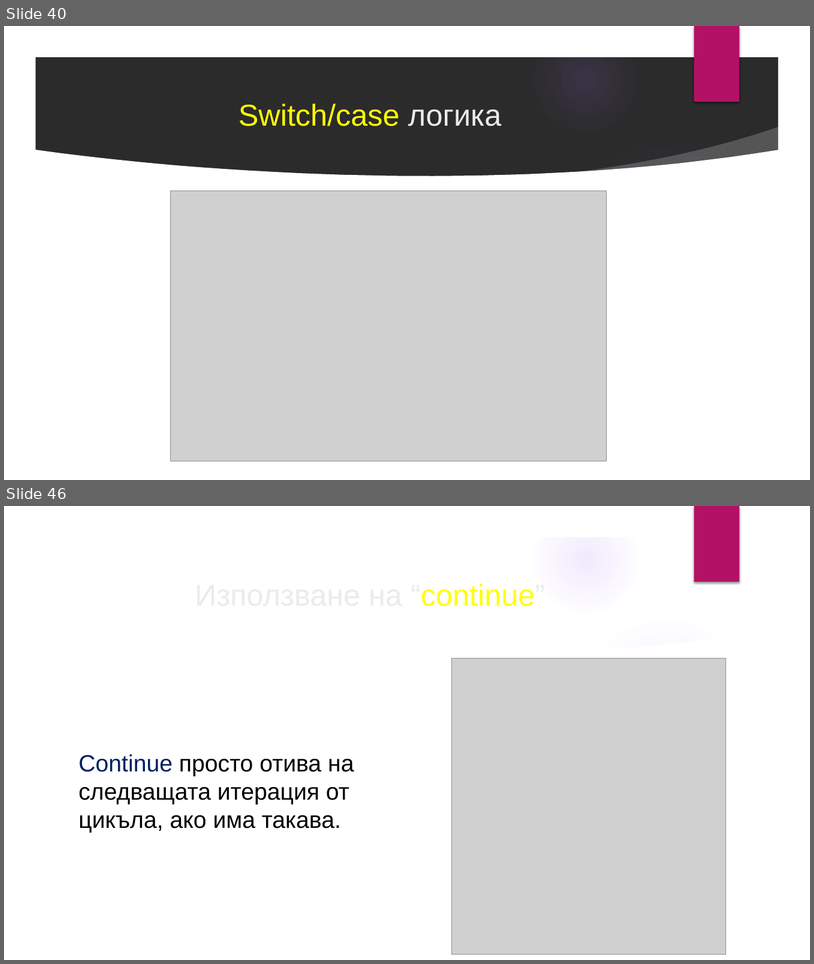
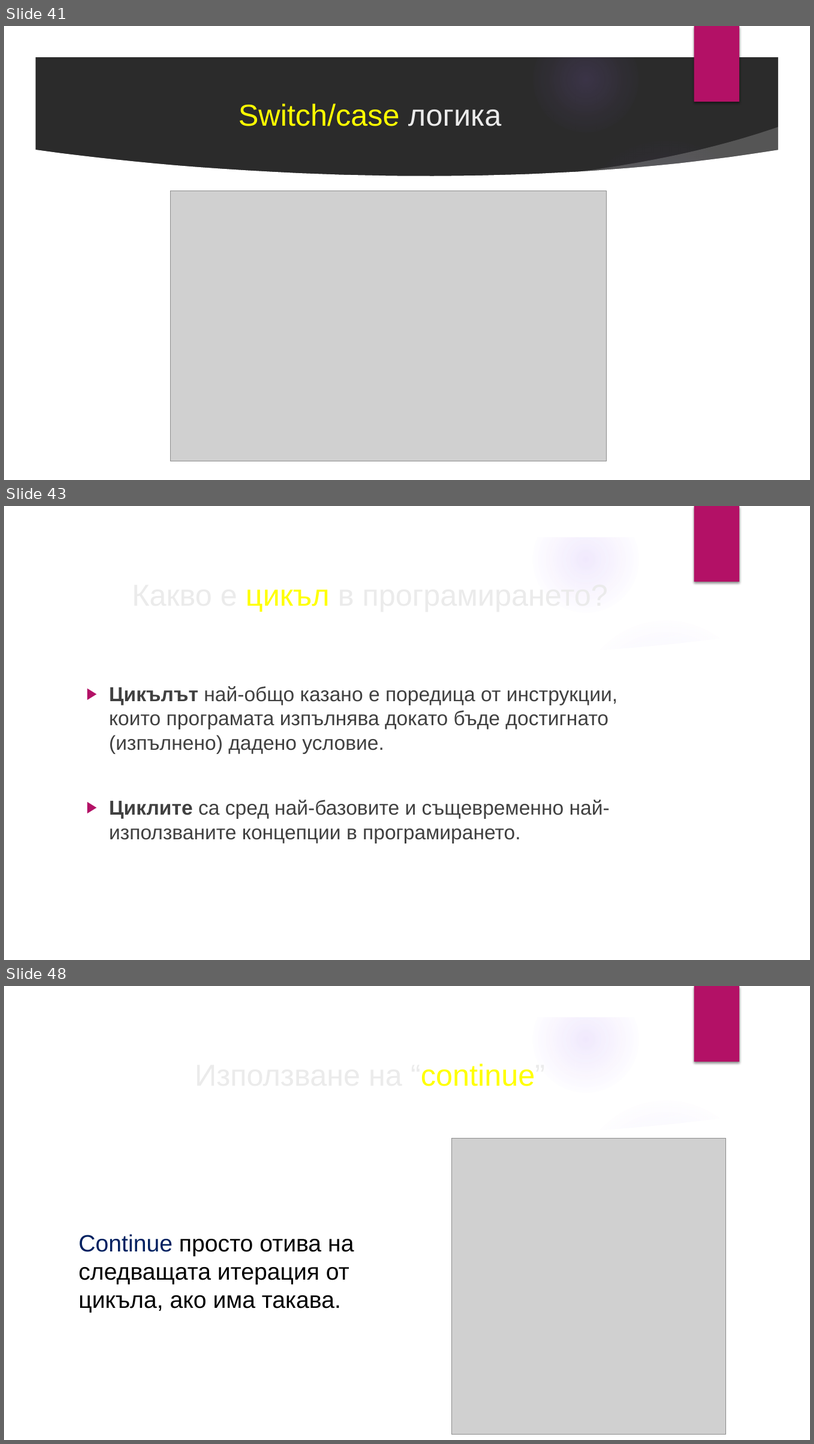
Before and after one commit to velizar92/CSharp-Programming-Presentations, a slide deck: C# Basics.pptx. Shown one above the other, each under a label of ours: slides 40 and 46 before the commit, slides 41, 43 and 48 after it; the slides between them are not shown. The pictures are 814x964 and 814x1444 pixels, drawn with LibreOffice and Linux fonts; fonts in the diff are those of the drawing; grey boxes stand for pictures; background and template pictures are left out; a plain dark background stands for a picture behind light text. Boxes give left, top, right and bottom in pixels: in the first picture for what was removed or moved away, otherwise in the second. Text is boxed around its words. In the diff, an @@ line names an element or a change of style, - is before the commit and + after.

```diff
--- a/C# Basics.pptx
+++ b/C# Basics.pptx
@@ slide 43 added at (4, 506, 810, 960), background picture (left out); not listed: 9 template elements that a slide beside it also shows @@
@@ title added at (246, 589, 330, 612), 36 pt, text #EBEBEB @@
+Какво e цикъл в програмирането?
@@ text added at (109, 686, 618, 843), 24 pt, text #404040 @@
+▶ Цикълът най-общо казано е поредица от инструкции, които програмата изпълнява докато бъде достигнато (изпълнено) дадено условие.
+▶ Циклите са сред най-базовите и същевременно най-използваните концепции в програмирането.
@@ what was slide 40 is now slide 41 @@
@@ what was slide 46 is now slide 48 @@
```
Also in this commit, not shown: 4 slides changed, 2 other slides added.
